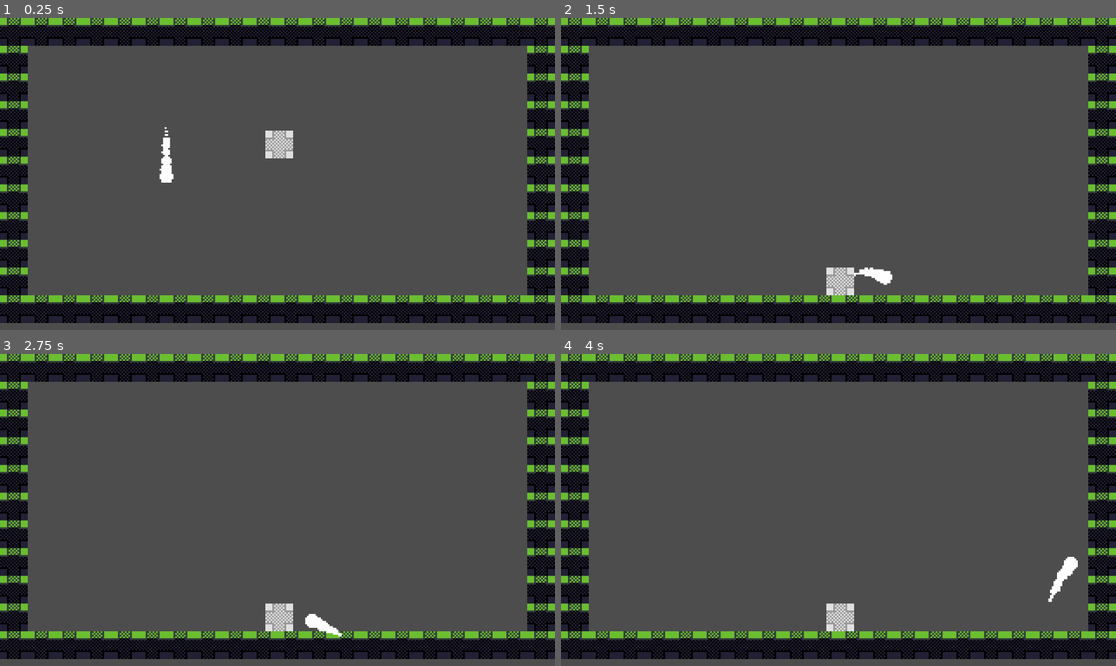
Above: before the commit, frames 1-4 (two rows, left to right).
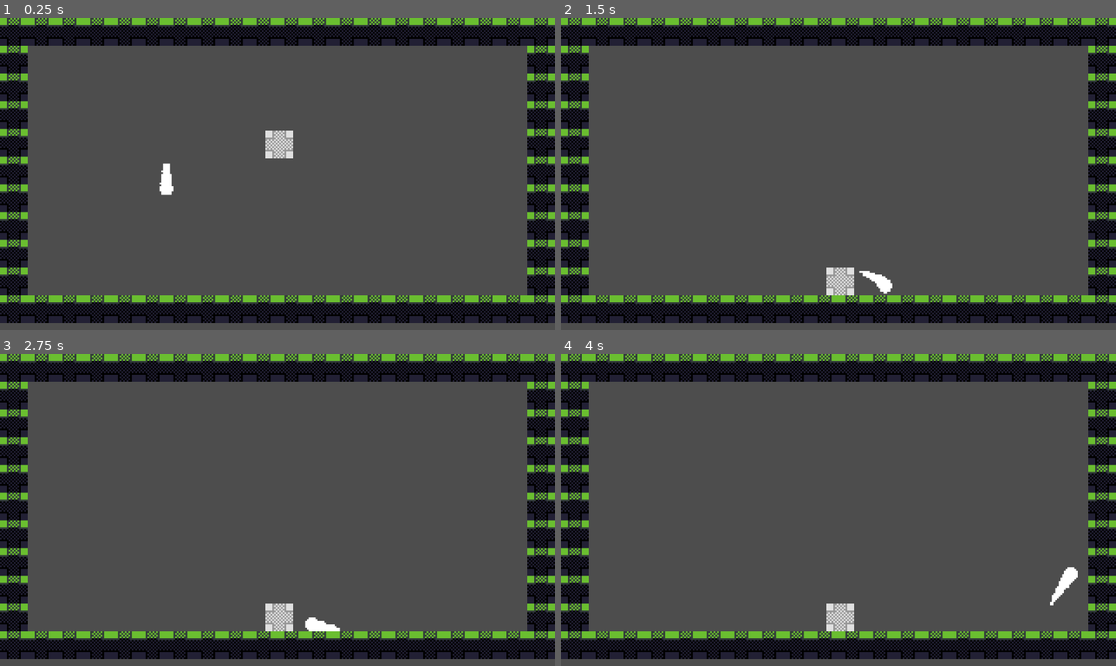
Above: after the commit, the same moments.

Repository: rtyh12/pixel-platformer
Game: Godot game, scene res://main.tscn
Two runs of this game, one before a commit and one after it. Both use one fixed random seed, a clock stepped at 60 frames per second and the inputs below.
Inputs:
- Up to frame 1 (0.25 s): no input
- Up to frame 2 (1.5 s): tap Enter at 0.5 s; hold Right (ui_right) from 0.53 s (still down); tap Space (jump) at 0.77 s
- Up to frame 3 (2.75 s): tap Space (jump) at 1.52 s; release Right (ui_right) at 2.03 s; hold Left (ui_left) from 2.03 s (still down)
- Up to frame 4 (4 s): release Left (ui_left) at 2.78 s; hold Right (ui_right) from 2.78 s (still down); tap Space (jump) at 3.02, 3.77 s

The runs differ from the first frame. In frame 1, 0.3% of the frame differs, in the area x 28-32%, y 34-57%; in frame 2, 0.2%; in frame 3, 0.1%; in frame 4, 0.3%, in the area x 87-94%, y 65-81%.

Commit message:
Fix tail collision w character & ground

Diff:
--- a/scenes/objects/player.tscn
+++ b/scenes/objects/player.tscn
@@ -18,8 +18,10 @@
 target_manual = NodePath("../CharacterBody2D")
 
 [node name="CharacterBody2D" type="CharacterBody2D" parent="."]
+collision_layer = 2
 
 [node name="HairController" type="StaticBody2D" parent="CharacterBody2D"]
+position = Vector2(0, 6)
 script = ExtResource("3_6vsdd")
 
 [node name="CollisionShape2D" type="CollisionShape2D" parent="CharacterBody2D"]
--- a/scripts/HairController.gd
+++ b/scripts/HairController.gd
@@ -11,8 +11,8 @@
 		rb.mass = 0.1
 		# Disable collision with other tail segments
 		# and the character body
-		rb.collision_layer = 1 << 1
-		rb.collision_mask = 1 << 1
+		rb.collision_layer = 2**2
+		rb.collision_mask = 2**0
 		tail_segment.add_child(rb)
 
 		var collider = CollisionShape2D.new()
@@ -41,6 +41,6 @@
 		tail_segment.add_child(spring)
 
 func _ready():
-	var diameters = [8, 7, 6, 5, 5, 4, 2, 2, 1]
+	var diameters = [8, 7, 6, 5, 4, 4, 2, 2]
 
 	create_tail_attached_to(self, diameters)
